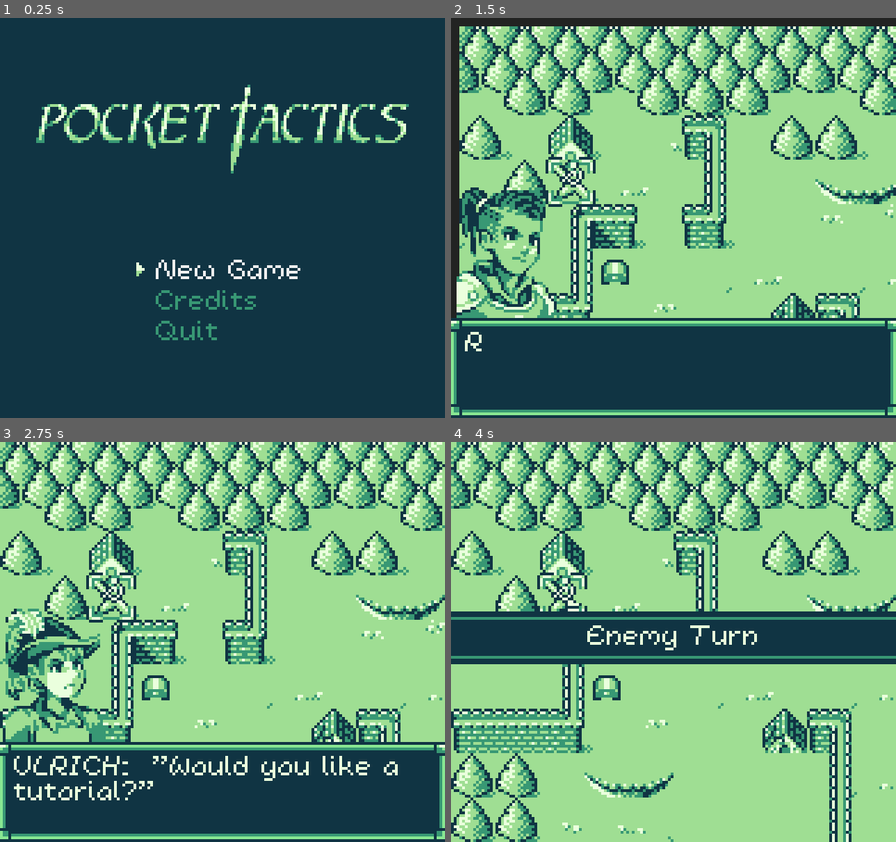
Above: before the commit, frames 1-4 (two rows, left to right).
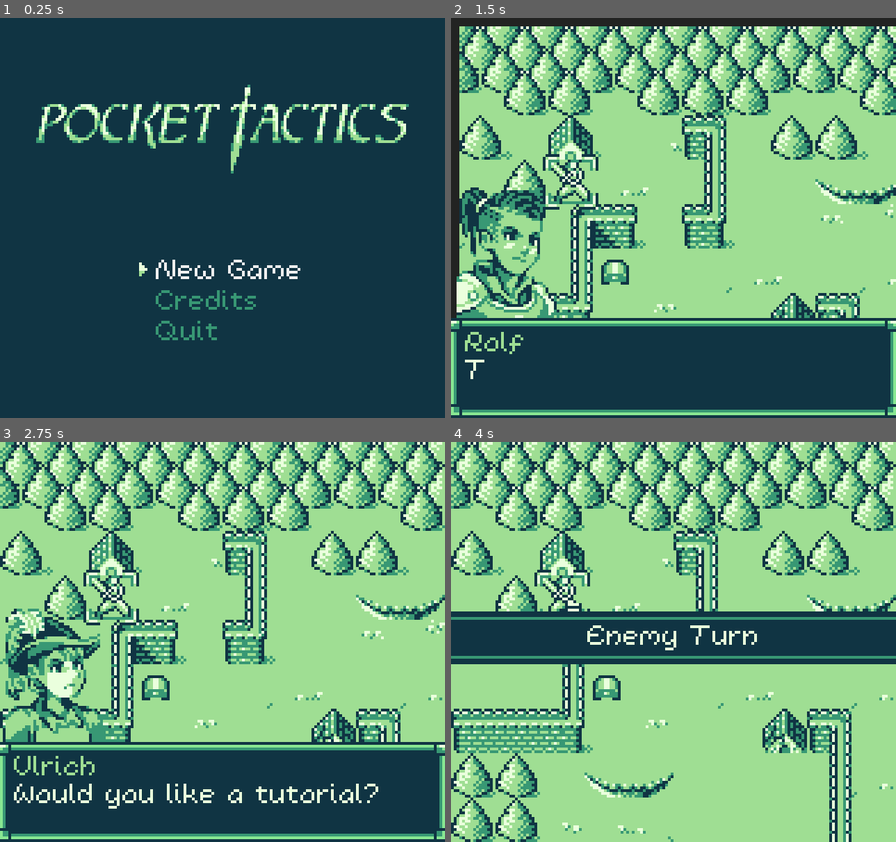
Above: after the commit, the same moments.

Repository: kevinlights/titan_tactics
Game: Godot game, scene res://scenes/landing.tscn
Same seed, same stepped clock (60 frames per second), same inputs: the game is played once before the commit and once after it.
Inputs (mouse positions are in pixels of both pictures, inside the frame that each line leads up to):
- Up to frame 1 (0.25 s): no input
- Up to frame 2 (1.5 s): click "New Game" at 0.5 s; tap Enter (ui_accept) at 1.25, 1.35 s; move the mouse to (771, 198) at 1.27 s; hold Right (ui_right) from 1.28 s (still down)
- Up to frame 3 (2.75 s): tap Enter (ui_accept) at 1.52, 1.82, 2.1, 2.27, 2.57 s; move the mouse to (133, 662) at 2.02 s; release Right (ui_right) at 2.03 s; hold Down (ui_down) from 2.03 s (still down)
- Up to frame 4 (4 s): move the mouse to (718, 554) at 2.77 s; release Down (ui_down) at 2.78 s; hold Right (ui_right) 2.78-3.53 s; tap Enter (ui_accept) at 2.85, 3.5, 3.6, 3.77 s; move the mouse to (651, 722) at 3.52 s; hold Up (ui_up) from 3.53 s (still down)

The runs differ from the first frame. In frame 1, less than 0.1% of the frame differs, in the area x 30-34%, y 61-65%; in frame 2, 0.8%; in frame 3, 3.0%, in the area x 3-90%, y 31-92%; in frame 4, 0.3%.

Commit message:
Support optional titles for dialogue

Diff:
--- a/scenes/gui.tscn
+++ b/scenes/gui.tscn
@@ -800,7 +800,6 @@
 visible = false
 position = Vector2( 0.407799, -11.0781 )
 frames = SubResource( 14 )
-frame = 1
 playing = true
 centered = false
 offset = Vector2( -8, -2 )
@@ -822,7 +821,6 @@
 visible = false
 position = Vector2( 0, 1 )
 frames = SubResource( 14 )
-frame = 1
 playing = true
 centered = false
 offset = Vector2( -8, 8 )
@@ -831,7 +829,6 @@
 [node name="arrow" type="AnimatedSprite" parent="weaponswap"]
 position = Vector2( 44.6813, 29.1062 )
 frames = SubResource( 17 )
-frame = 1
 playing = true
 
 [node name="lvlup" type="Control" parent="."]
@@ -944,6 +941,7 @@
 [node name="arrow" type="AnimatedSprite" parent="lvlup"]
 position = Vector2( 48.6813, 58.1062 )
 frames = SubResource( 17 )
+frame = 1
 playing = true
 
 [node name="Control" type="Control" parent="lvlup"]
@@ -969,7 +967,6 @@
 
 [node name="focus" type="AnimatedSprite" parent="lvlup/Control/Ok"]
 frames = SubResource( 14 )
-frame = 1
 playing = true
 centered = false
 offset = Vector2( -2, 8 )
@@ -1077,7 +1074,6 @@
 position = Vector2( 11, 55 )
 frames = SubResource( 24 )
 animation = "fighter"
-frame = 1
 playing = true
 
 [node name="win" type="Control" parent="."]
@@ -1324,9 +1320,19 @@
 "_edit_use_anchors_": false
 }
 
+[node name="title" type="Label" parent="dialogue/background"]
+margin_left = 5.0
+margin_top = 7.0
+margin_right = 145.0
+margin_bottom = 15.0
+custom_colors/font_color = Color( 0.623529, 0.870588, 0.576471, 1 )
+__meta__ = {
+"_edit_use_anchors_": false
+}
+
 [node name="body" type="Label" parent="dialogue/background"]
 margin_left = 5.0
-margin_top = 7.0
+margin_top = 17.0
 margin_right = 155.0
 margin_bottom = 65.0
 text = "Ferme-toé un peu le mâche-patate"
@@ -1356,6 +1362,7 @@
 [node name="focus" type="AnimatedSprite" parent="dialogue/background/options/trigger_1"]
 visible = false
 frames = SubResource( 28 )
+frame = 1
 playing = true
 centered = false
 offset = Vector2( -2, 2 )
@@ -1374,6 +1381,7 @@
 [node name="focus" type="AnimatedSprite" parent="dialogue/background/options/trigger_2"]
 visible = false
 frames = SubResource( 28 )
+frame = 1
 playing = true
 centered = false
 offset = Vector2( -2, 2 )
--- a/scenes/landing.tscn
+++ b/scenes/landing.tscn
@@ -101,6 +101,7 @@
 visible = false
 position = Vector2( -2, 0 )
 frames = SubResource( 4 )
+frame = 1
 playing = true
 centered = false
 offset = Vector2( -1, 2 )
@@ -121,7 +122,6 @@
 visible = false
 position = Vector2( -2, 0 )
 frames = SubResource( 4 )
-frame = 1
 playing = true
 centered = false
 offset = Vector2( -1, 2 )
@@ -143,6 +143,7 @@
 visible = false
 position = Vector2( -2, 0 )
 frames = SubResource( 4 )
+frame = 1
 playing = true
 centered = false
 offset = Vector2( -1, 2 )
@@ -162,6 +163,7 @@
 visible = false
 position = Vector2( -2, 0 )
 frames = SubResource( 4 )
+frame = 1
 playing = true
 centered = false
 offset = Vector2( -1, 2 )
--- a/scenes/levels/level_1.tscn
+++ b/scenes/levels/level_1.tscn
@@ -20,7 +20,8 @@
 portrait = 6
 trigger = 4
 trigger_id = ""
-text = "ROLF: (The Hass have sent scouts out this far? |This is very unusual. I must remember my training.)"
+title = "Rolf"
+text = "The Hass have sent scouts out this far? |This is very unusual. I must remember my training."
 branches = [  ]
 result = 2
 
@@ -30,6 +31,7 @@
 portrait = 0
 trigger = 5
 trigger_id = ""
+title = ""
 text = "Yes"
 branches = [  ]
 result = 2
@@ -40,6 +42,7 @@
 portrait = 0
 trigger = 5
 trigger_id = ""
+title = ""
 text = "No"
 branches = [  ]
 result = 2
@@ -50,7 +53,8 @@
 portrait = 7
 trigger = 5
 trigger_id = "opening"
-text = "ULRICH:  \"Would you like a tutorial?\""
+title = "Ulrich"
+text = "Would you like a tutorial?"
 branches = [ SubResource( 2 ), SubResource( 3 ) ]
 result = 2
 
@@ -97,6 +101,7 @@
 portrait = 0
 trigger = 0
 trigger_id = ""
+title = ""
 text = ""
 branches = [  ]
 result = 0
@@ -107,6 +112,7 @@
 portrait = 0
 trigger = 0
 trigger_id = ""
+title = ""
 text = ""
 branches = [  ]
 result = 0
@@ -154,6 +160,7 @@
 portrait = 0
 trigger = 0
 trigger_id = ""
+title = ""
 text = ""
 branches = [  ]
 result = 0
@@ -164,6 +171,7 @@
 portrait = 0
 trigger = 0
 trigger_id = ""
+title = ""
 text = ""
 branches = [  ]
 result = 0
@@ -226,16 +234,18 @@
 item_spawner = SubResource( 16 )
 
 [node name="Water1" parent="map" instance=ExtResource( 13 )]
+frame = 1
 
 [node name="Water4" parent="map" instance=ExtResource( 13 )]
 position = Vector2( 160, 144 )
+frame = 1
 
 [node name="Water2" parent="map" instance=ExtResource( 12 )]
 position = Vector2( 192, 144 )
+frame = 1
 
 [node name="Water3" parent="map" instance=ExtResource( 12 )]
 position = Vector2( 128, 192 )
-frame = 1
 
 [node name="navigation" type="Navigation2D" parent="."]
 position = Vector2( 65.502, 42.1491 )
--- a/scenes/world.tscn
+++ b/scenes/world.tscn
@@ -38,19 +38,19 @@
 
 [sub_resource type="AtlasTexture" id=7]
 atlas = ExtResource( 3 )
-region = Rect2( 60, 0, 20, 20 )
+region = Rect2( 20, 0, 20, 20 )
 
 [sub_resource type="AtlasTexture" id=8]
 atlas = ExtResource( 3 )
-region = Rect2( 60, 20, 20, 20 )
+region = Rect2( 20, 20, 20, 20 )
 
 [sub_resource type="AtlasTexture" id=9]
 atlas = ExtResource( 3 )
-region = Rect2( 20, 0, 20, 20 )
+region = Rect2( 60, 0, 20, 20 )
 
 [sub_resource type="AtlasTexture" id=10]
 atlas = ExtResource( 3 )
-region = Rect2( 20, 20, 20, 20 )
+region = Rect2( 60, 20, 20, 20 )
 
 [sub_resource type="SpriteFrames" id=11]
 animations = [ {
@@ -71,13 +71,13 @@
 }, {
 "frames": [ SubResource( 7 ), SubResource( 8 ) ],
 "loop": true,
-"name": "guard",
-"speed": 3.0
+"name": "cantmove",
+"speed": 5.0
 }, {
 "frames": [ SubResource( 9 ), SubResource( 10 ) ],
 "loop": true,
-"name": "cantmove",
-"speed": 5.0
+"name": "guard",
+"speed": 3.0
 } ]
 
 [node name="World" type="Node2D"]
@@ -98,7 +98,6 @@
 z_as_relative = false
 frames = SubResource( 11 )
 animation = "attack"
-frame = 1
 playing = true
 centered = false
 offset = Vector2( -2, -2 )
--- a/scripts/dialogue.gd
+++ b/scripts/dialogue.gd
@@ -38,6 +38,7 @@
 export(PORTRAIT) var portrait
 export(TRIGGER) var trigger
 export(String) var trigger_id
+export(String) var title
 export(String) var text
 export(Array, Resource) var branches
 export(RESULT) var result
--- a/scripts/gui/dialogue.gd
+++ b/scripts/gui/dialogue.gd
@@ -45,11 +45,19 @@
 		portrait.position.y = 144 - dialogue_height + offset.y
 		portrait.play(portrait_map[dialogue_content.portrait])
 		add_child(portrait)
-
+	if dialogue_content.title and dialogue_content.title != "":
+		set_title(dialogue_content.title)
 	set_text(text_blocks[0])
 	text_blocks.remove(0)
 
+func set_title(title):
+	$background/title.text = title
+
 func set_text(text):
+	if $background/title.text == "":
+		$background/body.margin_top = 7
+	else:
+		$background/body.margin_top = 17
 	$background/body.text = ""
 	call_deferred("resize")
 	current_block = text
Not shown: 4 places in scenes/levels/level_1.tscn that only renumber resources
